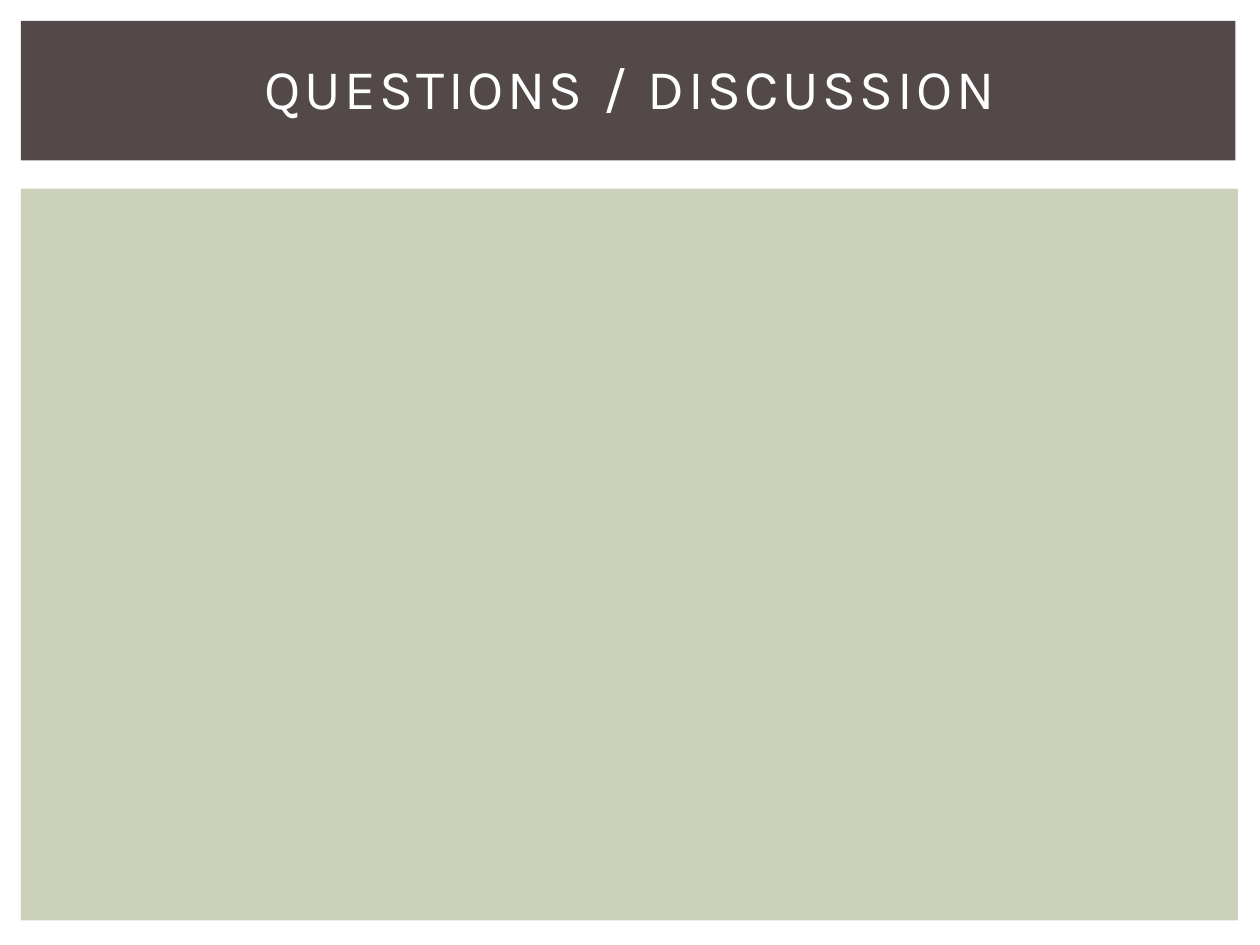
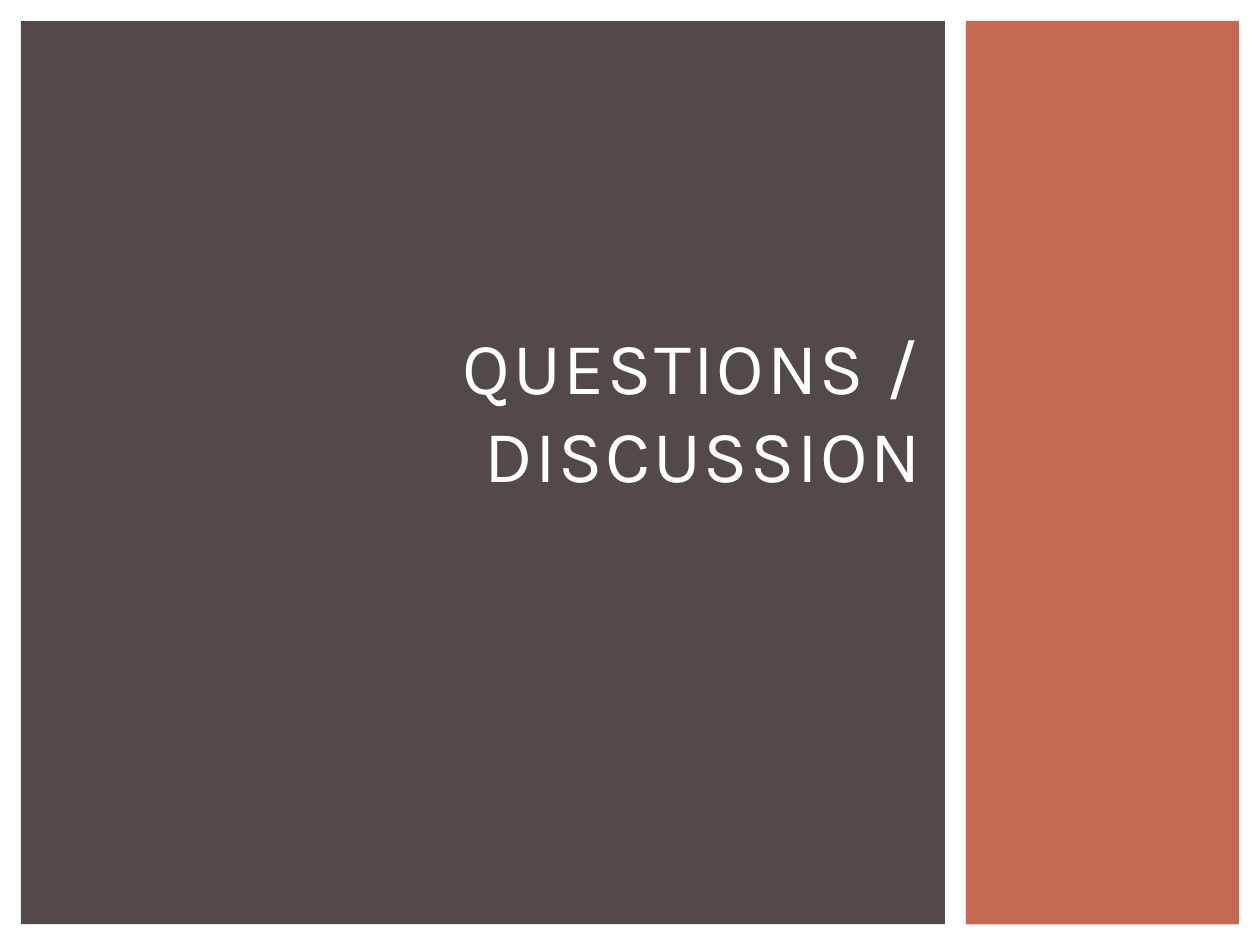
Before and after one commit to snowpuppy/augreality, a slide deck: slide 16 of doc/AugRealityMidReview.pptx (slide 13 before the commit). Drawn at 1260x945 pixels with LibreOffice and Linux fonts; fonts in the diff are those of the drawing. Boxes give left, top, right and bottom in pixels: in the first picture for what was removed or moved away, otherwise in the second. Text is boxed around its words. In the diff, an @@ line names an element or a change of style, - is before the commit and + after.

```diff
--- a/doc/AugRealityMidReview.pptx
+++ b/doc/AugRealityMidReview.pptx
@@ rectangle: place and size @@
-rectangle at [21, 189, 1239, 921]
+rectangle at [21, 21, 945, 925]
@@ rectangle at [21, 21, 945, 925]: fill #CCD1B9 to #534949 @@
@@ rectangle removed at [21, 21, 1236, 161] @@
@@ rectangle added at [966, 21, 1240, 925], fill #C66951 @@
@@ title "QUESTIONS / DISCUSSION": place and size @@
-title "QUESTIONS / DISCUSSION" at [264, 73, 995, 119]
+title "QUESTIONS / DISCUSSION" at [463, 347, 922, 483]
@@ title "QUESTIONS / DISCUSSION" at [463, 347, 922, 483]: size 32 to 42 pt, letter spacing 2 to 1.5 pt; alignment centre to right @@
```
Also in this commit, not shown: 3 other slides changed, 5 slides added, 2 slides removed, 9 other files.
